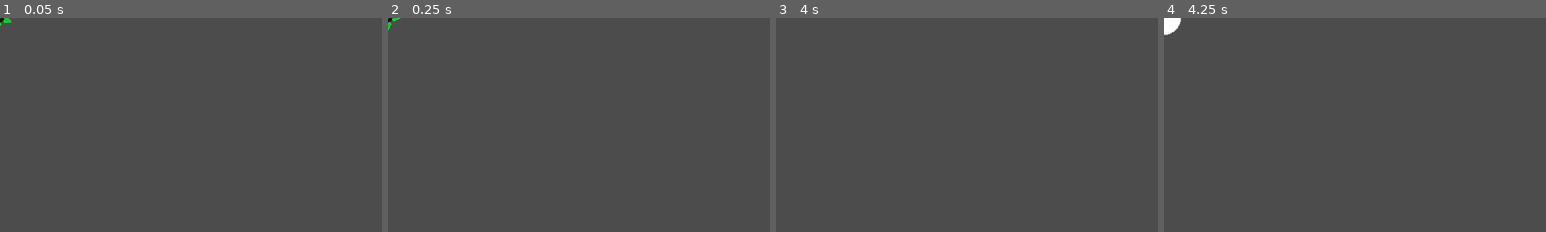
Above: before the commit, frames 1-4 (left to right).
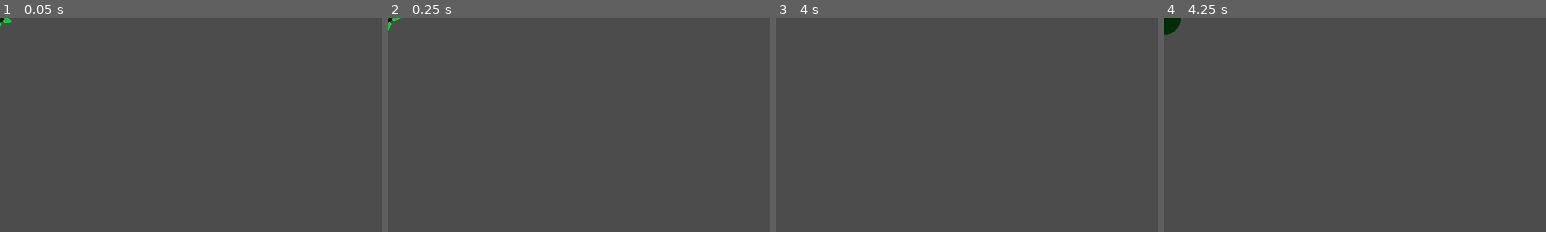
Above: after the commit, the same moments.

Repository: afkpuezo/blinkshooter
Game: Godot game, scene res://scenes/actions/shuriken/shuriken_attack.tscn
Same seed, same stepped clock (60 frames per second), same inputs: the game is played once before the commit and once after it. This scene is started directly instead of the project's main scene.
Inputs (mouse positions are % of the whole screen's width and height, from its top left):
- Up to frame 1 (0.05 s): no input
- Up to frame 2 (0.25 s): no input
- Up to frame 3 (4 s): tap Enter at 0.5, 2, 3.5 s; move the mouse to (72, 45) at 0.52 s; click (72, 45) at 0.6 s; tap Space at 1.25, 2.75 s; move the mouse to (30, 55) at 1.27 s; click (30, 55) at 1.35 s; move the mouse to (60, 28) at 2.02 s; click (60, 28) at 2.1 s; move the mouse to (45, 70) at 2.77 s; click (45, 70) at 2.85 s; move the mouse to (80, 65) at 3.52 s; click (80, 65) at 3.6 s
- Up to frame 4 (4.25 s): no input
The pictures show only the part of the screen within x 0-50%, y 0-50%; the shares and areas given below are measured in that part.

Frames 1-3 are identical in both runs. In frame 4, 0.3% of the frame differs, in the area x 0-5%, y 0-9%.
Error in both runs: Division By Zero in operator '/'. (res://scripts/units/movers/shuriken_mover.gd:23)

Commit message:
sick explosions for shuriken

Diff:
--- a/scenes/actions/shuriken/shuriken_attack.tscn
+++ b/scenes/actions/shuriken/shuriken_attack.tscn
@@ -54,3 +54,4 @@
 
 [connection signal="collided" from="ShurikenMover" to="." method="on_collision"]
 [connection signal="timeout" from="LifeTimer" to="." method="time_out"]
+[connection signal="dealt_damage" from="AreaOverTimeAttack" to="." method="on_dealing_damage"]
--- a/scripts/actions/area_over_time_attack.gd
+++ b/scripts/actions/area_over_time_attack.gd
@@ -5,6 +5,10 @@
 ## or so, deals damage up front on first contact with a target, then waits for
 ## a cooldown to pass before damaging that target again. Each target has a
 ## seperate cooldown
+
+
+signal dealt_damage(victim)
+
 
 export(PackedScene) var damage_cooldown_scene = load("res://scenes/buffs/damage_cooldown.tscn")
 
@@ -51,3 +55,4 @@
 		dc.setup(self, damage_cooldown)
 		victim.add_buff(dc)
 		victim.take_damage(damage, owner)
+		emit_signal("dealt_damage", victim)
--- a/scripts/actions/saw_blade/saw_blade_attack.gd
+++ b/scripts/actions/saw_blade/saw_blade_attack.gd
@@ -12,7 +12,6 @@
 # child nodes
 onready var animation_player: AnimationPlayer = $AnimationPlayer
 onready var spin_anim: Animation = animation_player.get_animation("spin")
-onready var hit_box: HitBox = $HitBox
 onready var sprite: Sprite = $Sprite
 
 
--- a/scripts/actions/shuriken/shuriken_attack.gd
+++ b/scripts/actions/shuriken/shuriken_attack.gd
@@ -44,12 +44,20 @@
 
 
 func time_out():
-	Spawner.spawn_node(explosion_scene.instance(), global_position)
-	die()
+	die(true)
 
 
 ## called by various causes
-func die():
+func die(has_explosion := false):
+	if has_explosion:
+		var explosion = explosion_scene.instance()
+		if explosion.has_method("set_explosion_mode"):
+			explosion.set_explosion_mode(
+				"green",
+				"normal",
+				"fast"
+			)
+		Spawner.spawn_node(explosion, global_position)
 	queue_free()
 
 
@@ -61,5 +69,16 @@
 	if Player.is_player(collider):
 		die()
 	else: # assume wall
-		Spawner.spawn_node(explosion_scene.instance(), global_position)
-		die()
+		die(true)
+
+
+## triggered by signal, creates a small explosion
+func on_dealing_damage(_victim):
+	var explosion = explosion_scene.instance()
+	if explosion.has_method("set_explosion_mode"):
+		explosion.set_explosion_mode(
+			"green",
+			"small",
+			"fast"
+		)
+	Spawner.spawn_node(explosion, global_position)
